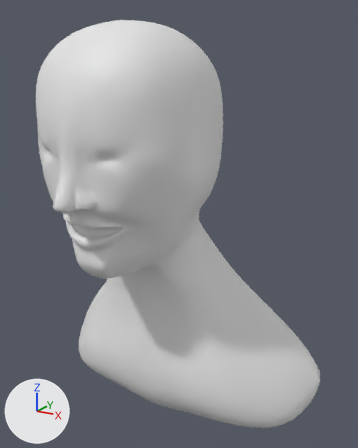
A saved change to the Blender file Human Head/Hayley.blend.
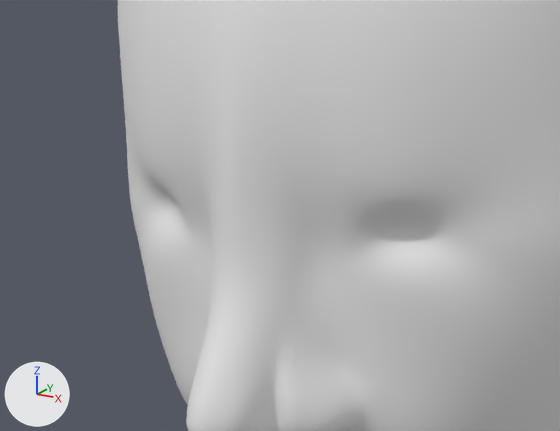
The first picture shows the older version from a 50 mm lens placed at (6.62, -8.62, 2.14), pointed at (0.65, 1.09, -1.39). The close-ups show both versions on the part from 2% to 41% of the width and 23% to 46% of the height of that picture; other places that the commit changed are outside them. Lighting does not change. The marker at lower left points along +X, +Y and +Z.

Before the edit, the objects in view are built like this:
```python
me_cube_001 = bpy.data.meshes.new('Cube.001')
me_cube_001.from_pydata(...)  # 264 vertices, 239 faces; spans x 0.0..1.45, y -0.83..1.28, z -2.7..0.82
# before: 109 (0.2, -0.62, -0.06), 132 (0.19, -0.61, -0.11), 197 (0.17, -0.62, -0.11), 262 (0.25, -0.54, -0.08), 263 (0.21, -0.61, -0.06)
ob_detailed_mesh = bpy.data.objects.new('Detailed Mesh', me_cube_001)
ob_detailed_mesh.location = (0.088, 0.0, 0.823)
ob_detailed_mesh.scale = (2.87, 2.87, 2.87)
_m = ob_detailed_mesh.modifiers.new('Mirror', 'MIRROR')
_m.use_clip = True
_m = ob_detailed_mesh.modifiers.new('Subsurf', 'SUBSURF')
_m.levels = 2
```
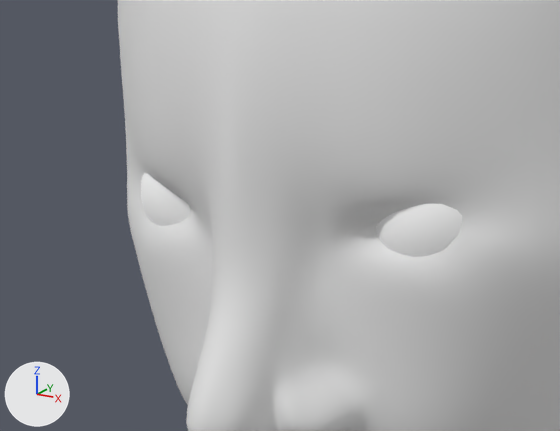
Boxes [x1, y1, x2, y2] around the edits, measured in the close-ups (560 x 431 px; the box of a moved part takes in the faces that stretch with it):
'Sphere', added
    after: [141, 173, 462, 257]
part 1 of me_cube_001, moved or reshaped
    both: [125, 107, 560, 431]

The change, as a list of edits to the scene's bpy script:
```text
Add mat_eyeball:
    mat_eyeball = diffuse_material('Eyeball')
    mat_eyeball.base_color = (1.0, 1.0, 1.0)  # white #ffffff
Change me_cube_001:
    where me_cube_001.from_pydata(...)  # 264 vertices, 239 faces; spans x 0.0..1.45, y -0.83..1.28, z -2.7..0.82
    used by ob_detailed_mesh; location = (0.088, 0.0, 0.823); scale = (2.87, 2.87, 2.87)
    me_cube_001 part 1
    add for i in [109, 132, 197, 262, 263]: me_cube_001.vertices[i].co += Vector((-0.04, 0.0, 0.0))
    me_cube_001.vertices[44].co: (0.38, -0.54, -0.08) -> (0.38, -0.56, -0.08)
    me_cube_001.vertices[102].co: (0.36, -0.55, -0.11) -> (0.36, -0.6, -0.11)
    me_cube_001.vertices[166].co: (0.09, -0.68, -0.28) -> (0.08, -0.68, -0.3)
    me_cube_001.vertices[230].co: (0.2, -0.47, -0.74) -> (0.22, -0.47, -0.74)
    me_cube_001.vertices[231].co: (0.28, -0.4, -0.68) -> (0.3, -0.4, -0.68)
    me_cube_001.vertices[236].co: (0.31, -0.37, -0.65) -> (0.34, -0.38, -0.65)
    me_cube_001.vertices[251].co: (0.08, -0.7, -0.3) -> (0.08, -0.71, -0.35)
    me_cube_001.vertices[252].co: (0.09, -0.7, -0.32) -> (0.08, -0.7, -0.34)
    me_cube_001.vertices[257].co: (0.12, -0.66, -0.3) -> (0.09, -0.66, -0.3)
Add me_sphere_001:
    me_sphere_001.from_pydata(...)  # a UV sphere (32 segments, 16 rings, poles along z) spanning x -1.0..1.0, y -0.37..1.63, z -1.0..1.0
    me_sphere_001.polygons.foreach_set('use_smooth', [True] * 512)
    me_sphere_001.materials.append(mat_eyeball)  # white #ffffff
Add ob_sphere:
    ob_sphere = bpy.data.objects.new('Sphere', me_sphere_001)
    ob_sphere.location = (0.817, -1.576, 0.615)
    ob_sphere.scale = (0.372, 0.372, 0.372)
    _m = ob_sphere.modifiers.new('Mirror', 'MIRROR')
    _m.mirror_object = ob_detailed_mesh
```
